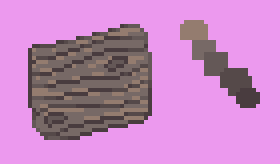
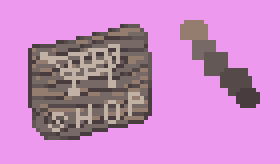
Before/after of a 280x164 layered artwork. What changed in the layer stack:
added layer "shopicon" above "레이어 4" over [40, 44, 144, 132]
